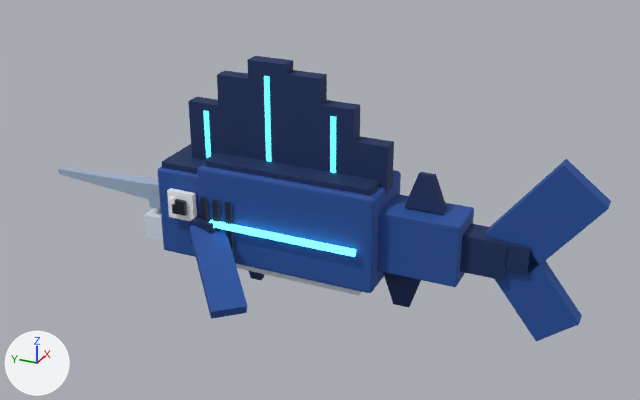
Renders of the glTF model public/models/pets/swordfish.glb from each side of a commit.
One viewpoint serves both versions: a 50 mm lens placed at (-3.02, -1.67, 1.95), pointed at (0.04, -0.29, 0.42). The lights are fixed; the arrows at lower left show +X, +Y and +Z. The picture after the commit comes second. Where no turn or scale is listed for an object, it has been applied to the vertices. Vertices at exactly the same position are counted once.

Objects in the first picture: 'body', 'fin.R', 'fin.tail', 'head'.
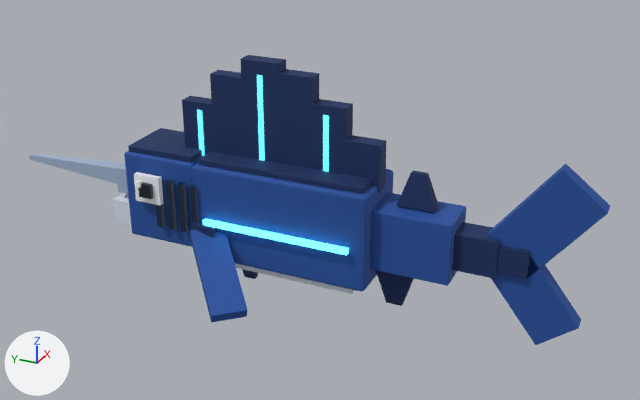
Changed parts and their boxes (x1, y1, x2, y2) in the pictures (640 x 400 px):
'body', moved: before (188, 56, 508, 308); after (182, 55, 500, 306)
'fin.tail', moved: before (485, 159, 611, 341); after (486, 164, 610, 345)
'head', moved: before (58, 144, 234, 257); after (29, 128, 202, 247)
'fin.R', moved: before (190, 215, 247, 319); after (190, 221, 248, 323)

The change, as a list of edits to the scene's bpy script:
```text
Change me_body:
    used by ob_body; location = (0.0, -0.26, 0.342)
    remove me_body.from_pydata(...)  # 618 vertices, 1160 faces; spans x -0.184..0.184, y -0.836..0.534, z -0.342..0.658
    add me_body.from_pydata(...)  # 618 vertices, 1160 faces; spans x -0.184..0.184, y -0.805..0.565, z -0.325..0.675
    me_body part 1: the whole mesh is moved by (0.0, 0.031, 0.018)
Change me_head:
    used by ob_head; location = (0.0, 0.156, 0.29)
    remove me_head.from_pydata(...)  # 432 vertices, 788 faces; spans x -0.203..0.203, y -0.141..0.876, z -0.168..0.248
    add me_head.from_pydata(...)  # 432 vertices, 788 faces; spans x -0.203..0.203, y 0.023..1.039, z -0.104..0.312
    me_head part 2: the whole mesh is moved by (0.0, 0.163, 0.064)
Change ob_body:
    ob_body.location: (0.0, -0.26, 0.342) -> (0.0, -0.26, 0.325)
Change ob_fin_r:
    ob_fin_r.location: (-0.156, 0.143, 0.29) -> (-0.156, 0.143, 0.273)
Change ob_fin_tail:
    ob_fin_tail.location: (0.0, -1.091, 0.368) -> (0.0, -1.091, 0.351)
Change ob_head:
    ob_head.location: (0.0, 0.156, 0.29) -> (0.0, 0.156, 0.273)
```
